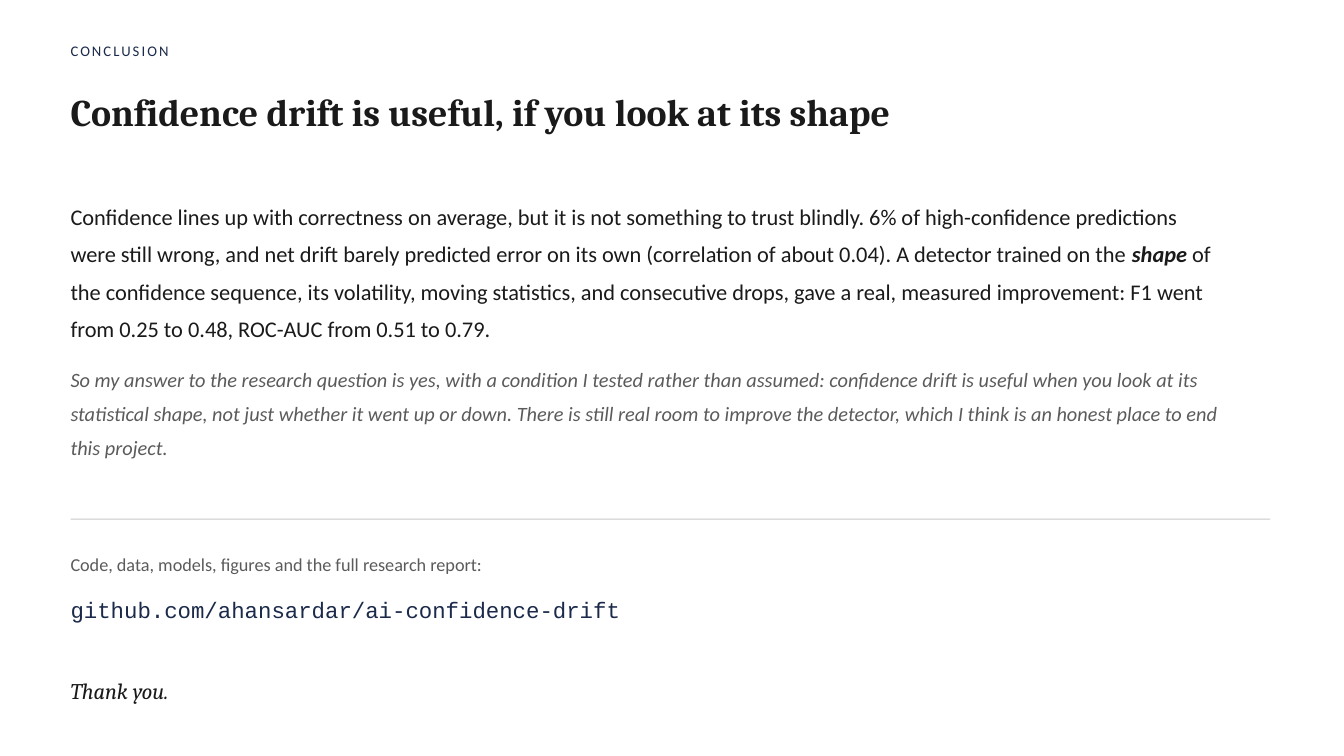
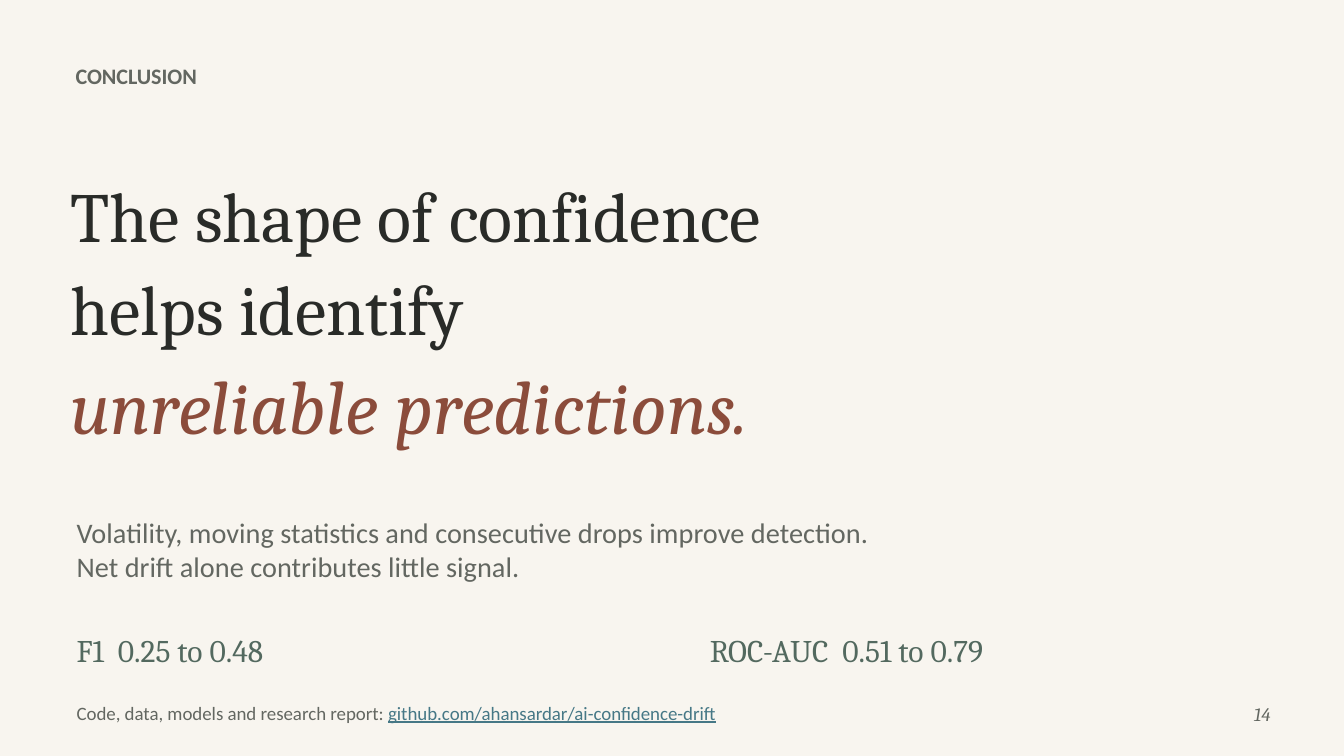
Before and after one commit to ahansardar/ai-confidence-drift, a slide deck: slide 14 of reports/presentation/AI_Confidence_Drift_Presentation.pptx. Drawn at 1344x756 pixels with LibreOffice and Linux fonts; fonts in the diff are those of the drawing. Boxes give left, top, right and bottom in pixels: in the first picture for what was removed or moved away, otherwise in the second. Text is boxed around its words. In the diff, an @@ line names an element or a change of style, - is before the commit and + after.

Commit message:
font change

```diff
--- a/reports/presentation/AI_Confidence_Drift_Presentation.pptx
+++ b/reports/presentation/AI_Confidence_Drift_Presentation.pptx
@@ background #FFFFFF to #F8F5EF @@
@@ text "CONCLUSION": place and size @@
-text "CONCLUSION" at (71,46,169,56)
+text "CONCLUSION" at (76,69,197,84)
@@ text "CONCLUSION" at (76,69,197,84): size 10.5 to 15.8 pt, text colour #1B2A4A to #636761, letter spacing 1.5 to 0 pt, bold on; vertical alignment middle to top @@
@@ text at (70,192,761,257): text changed; size 27 to 50.2 pt; text colour #1A1A1A to #292B28; bold off @@
-Confidence drift is useful, if you look at its shape
+The shape of confidence
@@ text at (70,285,464,351): text changed; size 16 to 50.2 pt; font Calibri to Cambria; text colour #1A1A1A to #292B28 @@
-Confidence lines up with correctness on average, but it is not something to trust blindly. 6% of high-confidence predictions were still wrong, and net drift barely predicted error on its own (correlation of about 0.04). A detector trained on the shape of the confidence sequence, its volatility, moving statistics, and consecutive drops, gave a real, measured improvement: F1 went from 0.25 to 0.48, ROC-AUC from 0.51 to 0.79.
+helps identify
@@ text at (70,381,748,450): text changed; size 14.5 to 54 pt; font Calibri to Cambria; text colour #5B5B5B to #8B4C3B @@
-So my answer to the research question is yes, with a condition I tested rather than assumed: confidence drift is useful when you look at its statistical shape, not just whether it went up or down. There is still real room to improve the detector, which I think is an honest place to end this project.
+unreliable predictions.
@@ line removed from (71, 519) to (1270, 519) @@
@@ text added at (77,523,868,582), 20.2 pt, text #636761 @@
+Volatility, moving statistics and consecutive drops improve detection.
+Net drift alone contributes little signal.
@@ text removed at (71,558,481,574) @@
-Code, data, models, figures and the full research report:
@@ text added at (77,640,264,663), 22.5 pt, text #53695F @@
+F1 0.25 to 0.48
@@ text added at (710,640,984,663), 22.5 pt, text #53695F @@
+ROC-AUC 0.51 to 0.79
@@ text removed at (71,683,169,704) @@
-Thank you.
@@ vertical alignment middle to top in 4 elements at (70,381,748,450), (70,192,761,257), (70,285,464,351), (77,707,715,723) @@
@@ text at (77,707,715,723): text changed; size 16 to 13.5 pt; font Courier New to Calibri; text colour #1B2A4A to #467886 @@
-github.com/ahansardar/ai-confidence-drift
+Code, data, models and research report: github.com/ahansardar/ai-confidence-drift
@@ text added at (1254,708,1271,721), 13.5 pt, text #636761, italic @@
+14
```
Also in this commit, not shown: 10 other slides changed, 3 slides added, 3 slides removed.
